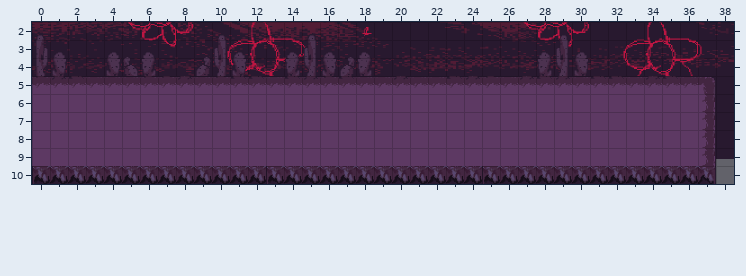
Tiled map: scripts/world/maps/room2.tmx. This is how it looked before the edit.
Cells are 40x40 px. Shown: x 0..38, y 2..10.
After:
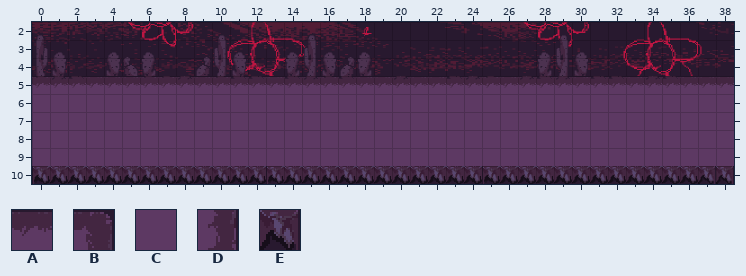
Key: from "tilesetfight": A 1, B 2, C 7, D 8, E 14.
_ is an empty cell.
Edits made:
Layer "tiles2":
y 5: x 37..38 B_ -> AA
y 6..9: x 37..38 D_ -> CC
y 10: x 38 _ -> E
Changed places in both pictures, as pixel boxes (x1, y1, x2, y2):
changed: (698, 77, 734, 184)
